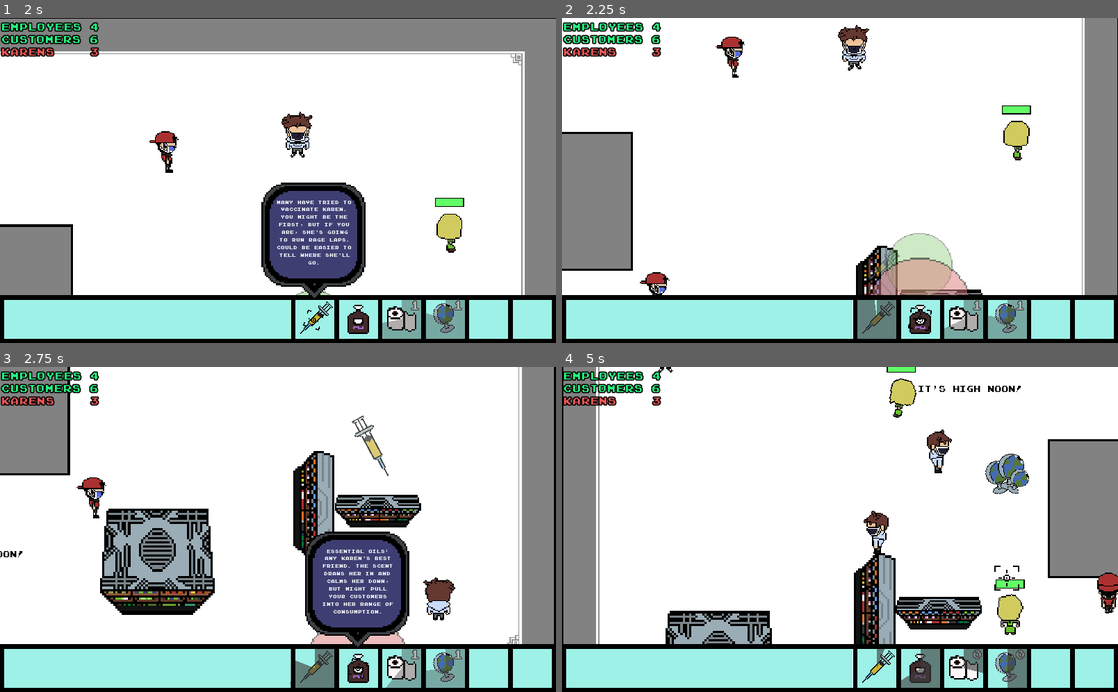
Above: before the commit, frames 1-4 (two rows, left to right).
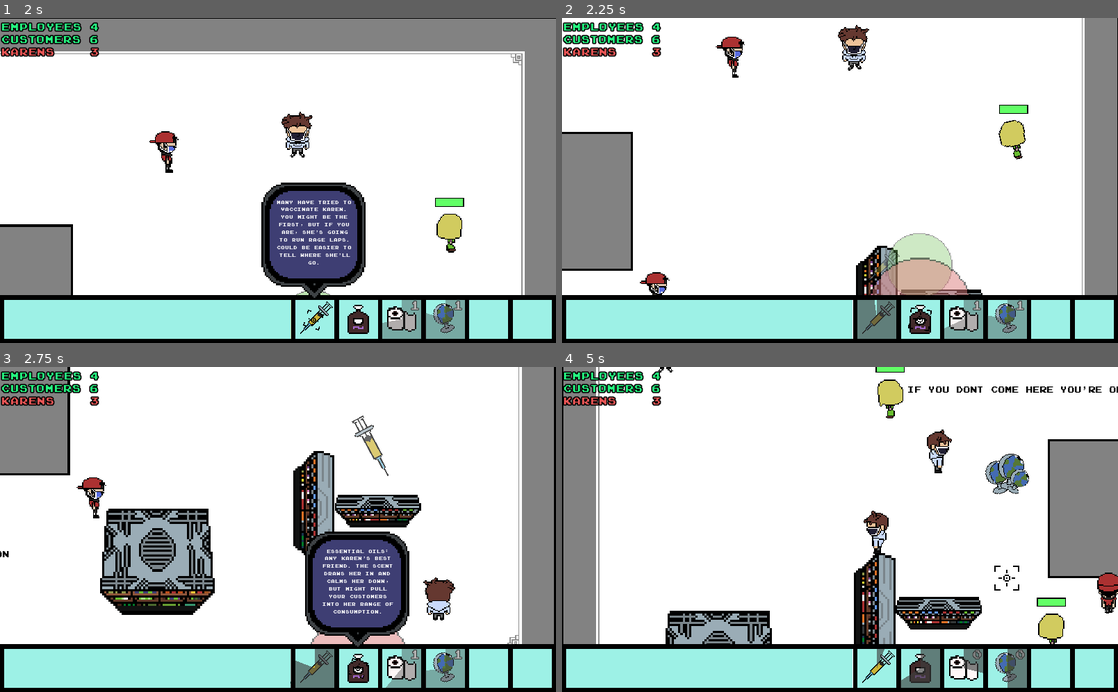
Above: after the commit, the same moments.

Repository: henryliuser/gmtk20
Game: Godot game, scene res://Menu.tscn
Same seed, same stepped clock (60 frames per second), same inputs: the game is played once before the commit and once after it.
Inputs (mouse positions are in pixels of both pictures, inside the frame that each line leads up to):
- Up to frame 1 (2 s): click (172, 235) at 0.5 s; move the mouse to (311, 320) at 1.27 s; hold 1 (cam_1) from 1.28 s (still down); click (311, 320) at 1.42 s
- Up to frame 2 (2.25 s): move the mouse to (917, 320) at 2.02 s; release 1 (cam_1) at 2.03 s; tap 2 (cam_2) at 2.1 s; click (917, 320) at 2.17 s
- Up to frame 3 (2.75 s): no input
- Up to frame 4 (5 s): move the mouse to (962, 666) at 2.77 s; hold 3 (cam_3) 2.78-3.53 s; click (962, 666) at 2.92 s; move the mouse to (1012, 669) at 3.52 s; tap 4 (cam_4) at 3.6 s; click (1012, 669) at 3.67 s; move the mouse to (1006, 578) at 4.27 s; hold S (cam_down) from 4.28 s (still down); click (1006, 578) at 4.42 s

Frame 1 is identical in both runs. In frame 2, 0.3% of the frame differs, in the area x 78-85%, y 26-44%; in frame 3, less than 0.1%; in frame 4, 2.0%, in the area x 56-100%, y 0-86%.
Error before the commit: Invalid set index 'rect_position' (on base: 'previously freed instance') with value of type 'Vector2'. (res://Characters/Karen.gd:160)
Error after the commit: Invalid set index 'rect_position' (on base: 'previously freed instance') with value of type 'Vector2'. (res://Characters/Karen.gd:176)

Commit message:
dialogue, forklift animation

Diff:
--- a/Characters/Customer.gd
+++ b/Characters/Customer.gd
@@ -12,6 +12,9 @@
 var customer = 0
 var notChasing = true
 var oilChasing = false
+var text
+var globeLines = ["who the fuck stocked these", "i knew i’d die at this store", "balls"]
+var oilLines = ["owo whats this", "smells nice", "who put this here", "can you believe some people replace doctors with these"]
 
 # Called when the node enters the scene tree for the first time.
 func _ready():
@@ -36,6 +39,7 @@
 	move_and_slide(velocity)
 	rotation = lerp_angle(rotation, angle, .1)
 	calc_sprite_rot()
+	position_text()
 
 func _on_Area2D_body_entered(body):
 	if "rage" in body:
@@ -48,6 +52,7 @@
 	notChasing = false
 	angle = atan2(y - position.y, x-position.x)
 	velocity = Vector2(cos(angle),sin(angle)) * 50
+	spawn_text(3, oilLines[randi()%4])
 
 func unoilAlert():
 	notChasing = true
@@ -65,6 +70,11 @@
 	hitstun = 20
 	velocity = source-global_position.normalized()*200
 	if hp <= 0: die()
+	else:
+		if text!=null:
+			text.elapsedTime = text.lifetime
+			text.alive = false
+		spawn_text(2, globeLines[randi()%3])
 
 func calc_sprite_rot():
 	while rotation_degrees >= 360: rotation_degrees -= 360
@@ -76,3 +86,16 @@
 	if rot >= 45 and rot < 135: $Sprite.play("front")
 	if rot >= 135 and rot < 225: $Sprite.play("left")
 	if rot >= 225 and rot < 315: $Sprite.play("back")
+
+func position_text():
+	if text != null:
+		text.rect_position = Vector2(30, -30) + global_position
+
+func spawn_text(lifetime, line):
+	if text == null or text.alive != true:
+		text = load("res://Dialogue/TextBubble.tscn").instance()
+		text.setLifetime(lifetime)
+		text.text = line
+		text.align = 1
+		text.valign = 1
+		get_tree().current_scene.add_child(text)
--- a/Characters/Employee.gd
+++ b/Characters/Employee.gd
@@ -9,7 +9,10 @@
 var speed = 0
 var employee = 0
 var forklift = false
-
+var text
+var karenLines = ["ma’am i work at target", "ma’am you cant be here without a mask", "ma’am please stay 6 feet away"]
+var globeLines = ["who the fuck stocked these", "i knew i’d die at this store", "balls"]
+var forkLines = ["im finally assistant to the regional manager", "vroom vroom"]
 
 # Called when the node enters the scene tree for the first time.
 func _ready():
@@ -34,6 +37,7 @@
 	rotation = lerp_angle(rotation, angle, .1)
 	move_and_slide(speed * vec)
 	calc_sprite_rot()
+	position_text()
 
 
 func _on_Area2D_body_entered(body):
@@ -57,10 +61,36 @@
 	var rot = rotation_degrees
 	if rotation_degrees < 0: rot = 360+rotation_degrees
 	$Sprite.global_rotation_degrees = 0
-	if rot >= 315 or rot < 45: $Sprite.play("right")
-	if rot >= 45 and rot < 135: $Sprite.play("front")
-	if rot >= 135 and rot < 225: $Sprite.play("left")
-	if rot >= 225 and rot < 315: $Sprite.play("back")
+	if forklift:
+		if rot >= 315 or rot < 45: $Sprite.play("rightFork")
+		if rot >= 45 and rot < 135: $Sprite.play("frontFork")
+		if rot >= 135 and rot < 225: $Sprite.play("leftFork")
+		if rot >= 225 and rot < 315: $Sprite.play("backFork")
+	else:
+		if rot >= 315 or rot < 45: $Sprite.play("right")
+		if rot >= 45 and rot < 135: $Sprite.play("front")
+		if rot >= 135 and rot < 225: $Sprite.play("left")
+		if rot >= 225 and rot < 315: $Sprite.play("back")
 
 func toggleForklift():
 	forklift =  !forklift
+	if forklift:
+		spawn_text(2, forkLines[randi()%2])
+
+func position_text():
+	if text != null:
+		text.rect_position = Vector2(30, -30) + global_position
+
+func spawn_text(lifetime, line):
+	if text == null or text.alive != true:
+		text = load("res://Dialogue/TextBubble.tscn").instance()
+		text.setLifetime(lifetime)
+		text.text = line
+		text.align = 1
+		text.valign = 1
+		get_tree().current_scene.add_child(text)
+
+
+func _on_Area2D2_body_entered(body):
+	if "rage" in body:
+		spawn_text(2, karenLines[randi()%3])
--- a/Characters/Employee.tscn
+++ b/Characters/Employee.tscn
@@ -17,6 +17,24 @@
 [ext_resource path="res://Assets/Employee2/Front/Employee1.png" type="Texture" id=15]
 [ext_resource path="res://Assets/Employee2/Back/Employee6.png" type="Texture" id=16]
 [ext_resource path="res://Assets/Employee2/Back/Employee7.png" type="Texture" id=17]
+[ext_resource path="res://Assets/Employee2/Forklift/Left/Forklift12.png" type="Texture" id=18]
+[ext_resource path="res://Assets/Employee2/Forklift/Right/Forklift18.png" type="Texture" id=19]
+[ext_resource path="res://Assets/Employee2/Forklift/Right/Forklift15.png" type="Texture" id=20]
+[ext_resource path="res://Assets/Employee2/Forklift/Front/Forklift4.png" type="Texture" id=21]
+[ext_resource path="res://Assets/Employee2/Forklift/Left/Forklift13.png" type="Texture" id=22]
+[ext_resource path="res://Assets/Employee2/Forklift/Left/Forklift11.png" type="Texture" id=23]
+[ext_resource path="res://Assets/Employee2/Forklift/Front/Forklift5.png" type="Texture" id=24]
+[ext_resource path="res://Assets/Employee2/Forklift/Right/Forklift17.png" type="Texture" id=25]
+[ext_resource path="res://Assets/Employee2/Forklift/Right/Forklift16.png" type="Texture" id=26]
+[ext_resource path="res://Assets/Employee2/Forklift/Left/Forklift14.png" type="Texture" id=27]
+[ext_resource path="res://Assets/Employee2/Forklift/Back/Forklift10.png" type="Texture" id=28]
+[ext_resource path="res://Assets/Employee2/Forklift/Front/Forklift1.png" type="Texture" id=29]
+[ext_resource path="res://Assets/Employee2/Forklift/Back/Forklift8.png" type="Texture" id=30]
+[ext_resource path="res://Assets/Employee2/Forklift/Back/Forklift9.png" type="Texture" id=31]
+[ext_resource path="res://Assets/Employee2/Forklift/Front/Forklift2.png" type="Texture" id=32]
+[ext_resource path="res://Assets/Employee2/Forklift/Back/Forklift6.png" type="Texture" id=33]
+[ext_resource path="res://Assets/Employee2/Forklift/Back/Forklift7.png" type="Texture" id=34]
+[ext_resource path="res://Assets/Employee2/Forklift/Front/Forklift3.png" type="Texture" id=35]
 
 [sub_resource type="SpriteFrames" id=1]
 animations = [ {
@@ -39,11 +57,33 @@
 "loop": true,
 "name": "back",
 "speed": 5.0
+}, {
+"frames": [ ExtResource( 23 ), ExtResource( 18 ), ExtResource( 22 ), ExtResource( 27 ) ],
+"loop": true,
+"name": "leftFork",
+"speed": 5.0
+}, {
+"frames": [ ExtResource( 20 ), ExtResource( 26 ), ExtResource( 25 ), ExtResource( 19 ) ],
+"loop": true,
+"name": "rightFork",
+"speed": 5.0
+}, {
+"frames": [ ExtResource( 29 ), ExtResource( 32 ), ExtResource( 35 ), ExtResource( 21 ), ExtResource( 24 ) ],
+"loop": true,
+"name": "frontFork",
+"speed": 5.0
+}, {
+"frames": [ ExtResource( 33 ), ExtResource( 34 ), ExtResource( 30 ), ExtResource( 31 ), ExtResource( 28 ) ],
+"loop": true,
+"name": "backFork",
+"speed": 5.0
 } ]
 
 [sub_resource type="CircleShape2D" id=2]
 
 [sub_resource type="CircleShape2D" id=3]
+
+[sub_resource type="CircleShape2D" id=4]
 
 [node name="Employee" type="KinematicBody2D"]
 script = ExtResource( 1 )
@@ -51,8 +91,8 @@
 [node name="Sprite" type="AnimatedSprite" parent="."]
 scale = Vector2( 2, 2 )
 frames = SubResource( 1 )
-animation = "back"
-frame = 3
+animation = "rightFork"
+frame = 1
 playing = true
 
 [node name="CollisionShape2D" type="CollisionShape2D" parent="."]
@@ -64,4 +104,11 @@
 
 [node name="CollisionShape2D" type="CollisionShape2D" parent="Area2D"]
 shape = SubResource( 3 )
+
+[node name="Area2D2" type="Area2D" parent="."]
+scale = Vector2( 10, 10 )
+
+[node name="CollisionShape2D" type="CollisionShape2D" parent="Area2D2"]
+shape = SubResource( 4 )
 [connection signal="body_entered" from="Area2D" to="." method="_on_Area2D_body_entered"]
+[connection signal="body_entered" from="Area2D2" to="." method="_on_Area2D2_body_entered"]
--- a/Characters/Karen.gd
+++ b/Characters/Karen.gd
@@ -22,6 +22,12 @@
 					load("res://Assets/SFX/hurt4.wav")]
 var vax_instances = 0
 var vax_center = Vector2()
+var alertLines = ["its high noon", "are you the manager?", "if you dont come here you're oppressing me", "don't you know that masks are how the deep state controls you",]
+var wallLines = ["touch me again and i’ll sue", "which incompetent let this be here", "this would never have happened in the good days", "i cant believe this happened to me"]
+var oilLines = ["finally some good fucking food", "science told me these solve immunocompromisation", "did you know i sell these!"]
+var tpLines = ["god, this is exactly what i needed", "mine", "i sense an essential item"]
+var vaxLines = ["i already took my oils tho", "are you trying to give me 5g???", "this has definitely not been tested enough"]
+var globeLines = ["the real earth wouldnt roll", "i cant believe they still make these in the wrong shape", "christopher columbus debunked these 50 years ago"]
 
 # Called when the node enters the scene tree for the first time.
 func _ready():
@@ -44,14 +50,17 @@
 		if is_on_wall(): vax(true)
 
 	elif notChasing and collider != null and ("customer" in collider or "employee" in collider):
-		spawn_text(3, "it's high noon!")
 		angle = atan2($RayCast2D.get_collider().global_position.y - global_position.y,
 			$RayCast2D.get_collider().global_position.x - global_position.x)
 		velocity = Vector2(cos(angle),sin(angle)) * 50 * rage
 		if collider.has_method("toggleForklift") and collider.forklift == true:
 			angle -= PI
 			velocity *= -1
+		else:
+			spawn_text(3, alertLines[randi()%4])
 	elif notChasing and (time > 1 + randf() * 15 or is_on_wall()):
+		if is_on_wall():
+			spawn_text(1, wallLines[randi()%4])
 		time = 0;
 		angle = (randi()%360 - 180)*(2*PI)/360
 		velocity = Vector2(cos(angle),sin(angle)) * 50 * rage
@@ -70,6 +79,7 @@
 		notChasing = false
 		angle = atan2(y - global_position.y, x-global_position.x)
 		velocity = Vector2(cos(angle),sin(angle)) * 50 * rage
+		spawn_text(2, tpLines[randi()%3])
 
 func untpAlert():
 	notChasing = true
@@ -79,6 +89,7 @@
 	notChasing = false
 	angle = atan2(y - position.y, x-position.x)
 	velocity = Vector2(cos(angle),sin(angle)) * 50 * rage
+	spawn_text(3, oilLines[randi()%3])
 
 func unoilAlert():
 	notChasing = true
@@ -95,6 +106,7 @@
 
 
 func vax(chain = false):
+	spawn_text(1, vaxLines[randi()%3])
 	if !chain:
 		vax_instances += 1
 		set_rage(rage+2)
@@ -124,6 +136,10 @@
 
 var hitstun = 0
 func hit(dmg, source, stun = 20, kb = 200):
+	if text!=null:
+		text.elapsedTime = text.lifetime
+		text.alive = false
+	spawn_text(2, globeLines[randi()%3])
 	hp -= dmg
 	modulate.a = 0.7
 	yield(get_tree().create_timer(0.1, false), "timeout")
--- a/global/HUD.tscn
+++ b/global/HUD.tscn
@@ -126,6 +126,7 @@
 scl = 1.75
 color = Color( 0.517647, 0.752941, 0.823529, 1 )
 stacking = true
+text = "An unstable stack of 3D models of the Earth. By nature of being round (not flat) and poorly made, they'll come free and roll around if walked into."
 
 [node name="sprite" type="Sprite" parent="buttons/globes"]
 show_behind_parent = true
Binary file added: Assets/Employee2/Forklift/Back/Forklift10.png
Not shown, added: Assets/Employee2/Forklift/Back/Forklift10.png.import
Binary file added: Assets/Employee2/Forklift/Back/Forklift6.png
Not shown, added: Assets/Employee2/Forklift/Back/Forklift6.png.import
Binary file added: Assets/Employee2/Forklift/Back/Forklift7.png
Not shown, added: Assets/Employee2/Forklift/Back/Forklift7.png.import
Binary file added: Assets/Employee2/Forklift/Back/Forklift8.png
Not shown, added: Assets/Employee2/Forklift/Back/Forklift8.png.import
Binary file added: Assets/Employee2/Forklift/Back/Forklift9.png
Not shown, added: Assets/Employee2/Forklift/Back/Forklift9.png.import
Binary file added: Assets/Employee2/Forklift/Front/Forklift1.png
Not shown, added: Assets/Employee2/Forklift/Front/Forklift1.png.import
(and 25 more such lines)
